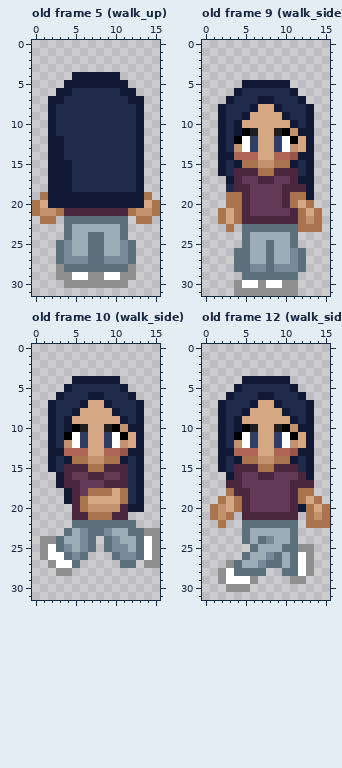
Two versions of one pixel-art file, art/player_demo.aseprite. This is how it looked before the edit.
16x32 pixels, 12 frames. Shown: old frame 5 (walk_up), old frame 9 (walk_side), old frame 10 (walk_side), old frame 12 (walk_side). The commit also changed other frames, which this record leaves out.
The result:
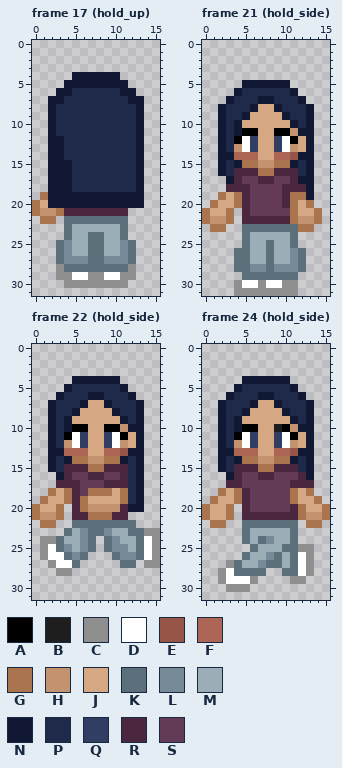
Palette (. is transparent): A #000000  B #1e1e1e  C #8f8f8f  D #ffffff  E #975547  F #ad6556  G #aa754e  H #c3936f  J #d6a783  K #5c707b  L #768b97  M #9badb7  N #101834  P #1f294a  Q #313d63  R #4a273f  S #633b56
A new or re-ordered frame is compared with the old frame closest to it.
Diff:
{"change": "frames 12 -> 24"}
{"change": "layer \"body\" added"}
{"change": "layer \"Layer 1\" removed"}
{"where": "frame 17 (hold_up) is new; against old frame 5 (walk_up)"}
{"frame":17,"y":19,"x":14,"old":"G","new":"."}
{"frame":17,"y":20,"x":14,"old":"JG","new":".."}
{"frame":17,"y":21,"x":12,"old":"GHHG","new":"...."}
{"frame":17,"y":22,"x":13,"old":"GG","new":".."}
{"where": "frame 21 (hold_side) is new; against old frame 9 (walk_side)"}
{"frame":21,"y":11,"x":6,"old":"B","new":"A"}
{"frame":21,"y":11,"x":9,"old":"B","new":"A"}
{"frame":21,"y":18,"x":3,"old":"P","new":"R"}
{"frame":21,"y":19,"x":2,"old":".G","new":"GJ"}
{"frame":21,"y":20,"x":1,"old":"..G","new":"GJJ"}
{"frame":21,"y":21,"x":0,"old":"..GJG","new":"GJJG."}
{"frame":21,"y":21,"x":11,"old":"RG","new":"GJ"}
{"frame":21,"y":22,"x":0,"old":"..GJG","new":"GHHG."}
{"frame":21,"y":22,"x":11,"old":"RG","new":"GH"}
{"frame":21,"y":23,"x":1,"old":"..G","new":"GG."}
{"frame":21,"y":23,"x":14,"old":"G","new":"."}
{"where": "frame 22 (hold_side) is new; against old frame 10 (walk_side), layer \"body\""}
{"frame":22,"y":10,"x":6,"old":"B","new":"A"}
{"frame":22,"y":10,"x":9,"old":"B","new":"A"}
{"frame":22,"y":17,"x":3,"old":"N","new":"R"}
{"frame":22,"y":18,"x":2,"old":"..N","new":"GJG"}
{"frame":22,"y":19,"x":1,"old":"...N","new":"GJJG"}
{"frame":22,"y":20,"x":0,"old":"....","new":"GJJG"}
{"frame":22,"y":21,"x":0,"old":"....","new":"GHHG"}
{"frame":22,"y":22,"x":1,"old":"..","new":"GG"}
{"where": "frame 24 (hold_side) is new; against old frame 12 (walk_side)"}
{"frame":24,"y":10,"x":6,"old":"B","new":"A"}
{"frame":24,"y":18,"x":2,"old":".GR","new":"GJG"}
{"frame":24,"y":18,"x":11,"old":"RG","new":"GJ"}
{"frame":24,"y":19,"x":1,"old":".G","new":"GJ"}
{"frame":24,"y":19,"x":11,"old":"RG","new":"GJ"}
{"frame":24,"y":20,"x":0,"old":".GHJG","new":"GJJG."}
{"frame":24,"y":20,"x":12,"old":"NG","new":"GJ"}
{"frame":24,"y":21,"x":0,"old":".GH","new":"GJJ"}
{"frame":24,"y":21,"x":12,"old":".G","new":"GH"}
{"frame":24,"y":22,"x":1,"old":".","new":"G"}
{"frame":24,"y":22,"x":15,"old":"G","new":"."}
